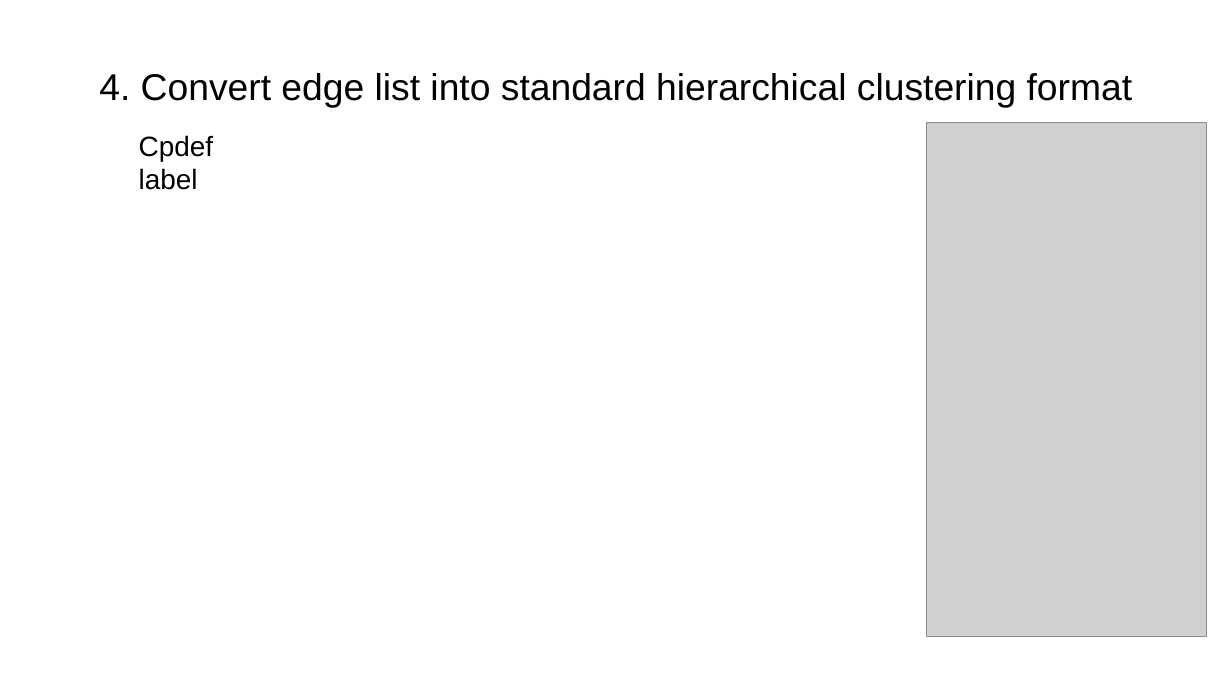
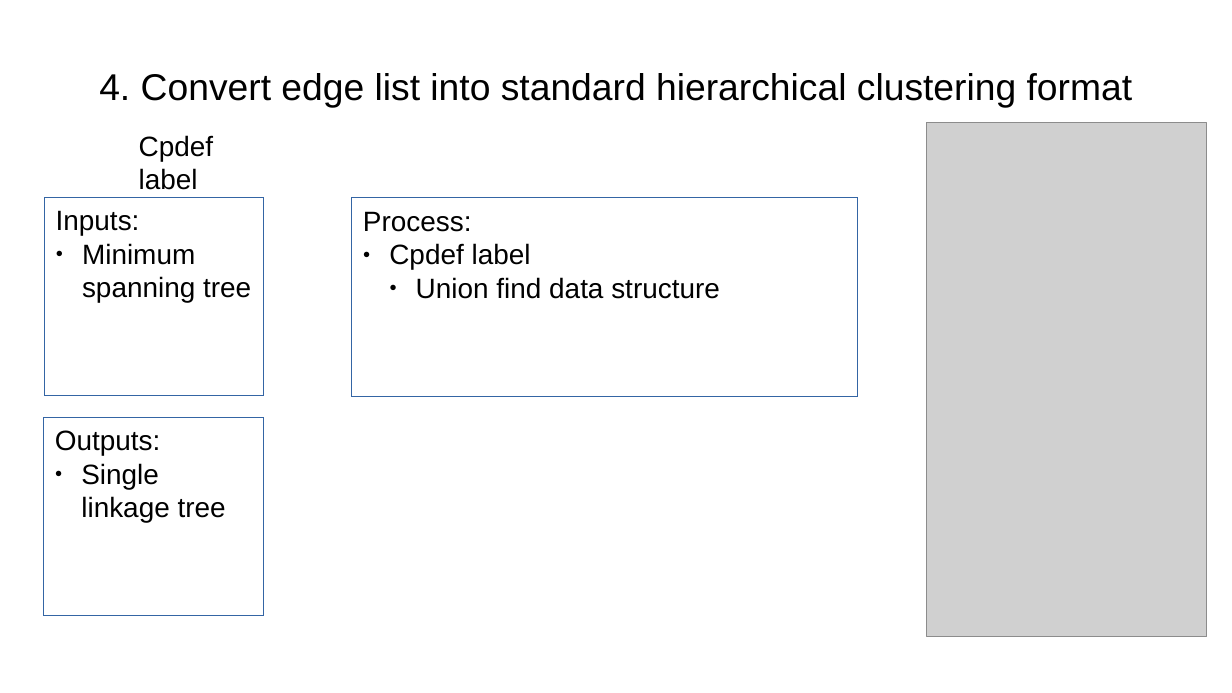
Before and after one commit to darveenvijayan/adaptive_hdbscan, a slide deck: slide 5 of hdbscan_report.pptx. Drawn at 1232x693 pixels with LibreOffice and Linux fonts; fonts in the diff are those of the drawing; grey boxes stand for pictures. Boxes give left, top, right and bottom in pixels: in the first picture for what was removed or moved away, otherwise in the second. Text is boxed around its words. In the diff, an @@ line names an element or a change of style, - is before the commit and + after.

```diff
--- a/hdbscan_report.pptx
+++ b/hdbscan_report.pptx
@@ rectangle added at <box>45,198,264,397</box>, outline #3465A4 0 pt, 18 pt, text #000000 @@
+Inputs:
+● Minimum spanning tree
@@ rectangle added at <box>352,198,859,397</box>, outline #3465A4 0 pt, 18 pt, text #000000 @@
+Process:
+● Cpdef label
+  ● Union find data structure
@@ rectangle added at <box>44,417,264,616</box>, outline #3465A4 0 pt, 18 pt, text #000000 @@
+Outputs:
+● Single linkage tree
```
Also in this commit, not shown: 1 other slide changed, 1 other file.
